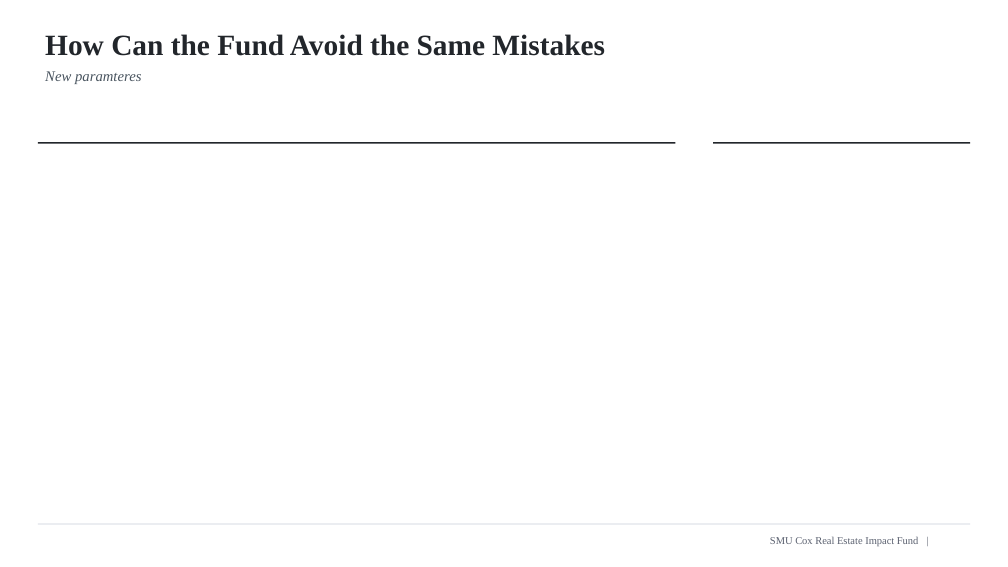
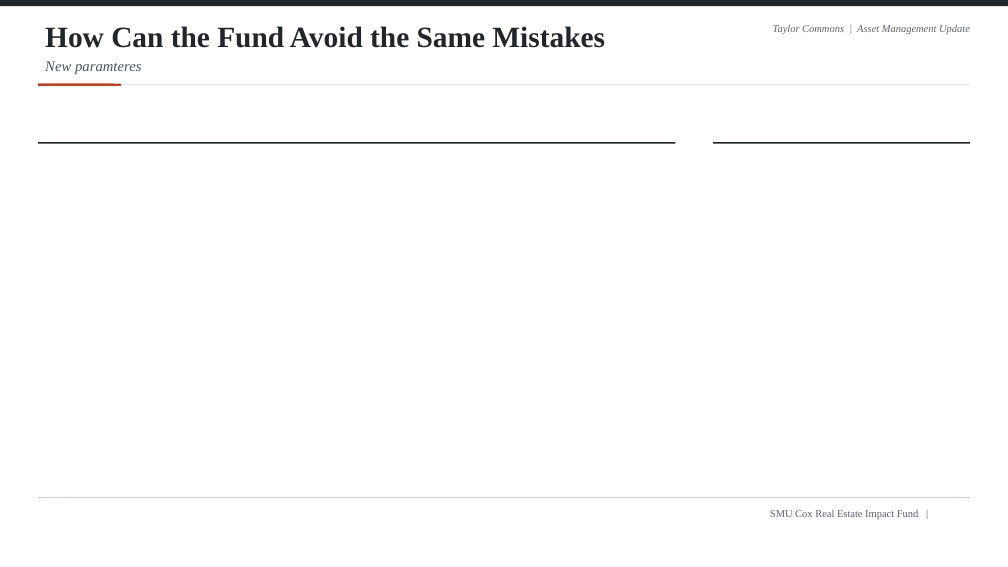
Before and after one commit to stephanabedi01-source/Skill-Builder-Twin-Star, a slide deck: slide 15 of TaylorCommons/_build/master_v2.pptx. Drawn at 1008x567 pixels with LibreOffice and Linux fonts; fonts in the diff are those of the drawing; background and template pictures are left out. Boxes give left, top, right and bottom in pixels: in the first picture for what was removed or moved away, otherwise in the second. Text is boxed around its words. In the diff, an @@ line names an element or a change of style, - is before the commit and + after.

```diff
--- a/TaylorCommons/_build/master_v2.pptx
+++ b/TaylorCommons/_build/master_v2.pptx
@@ rectangle added at box(0, 0, 1008, 6), fill #22262B @@
@@ title "How Can the Fund Avoid ...": place and size @@
-title "How Can the Fund Avoid ..." at box(45, 34, 605, 56)
+title "How Can the Fund Avoid ..." at box(45, 26, 605, 48)
@@ text added at box(773, 24, 970, 34), 10 pt, text #5F6670, italic @@
+Taylor Commons | Asset Management Update
@@ text "New paramteres": place and size @@
-text "New paramteres" at box(45, 71, 141, 84)
+text "New paramteres" at box(45, 61, 141, 74)
@@ line added from (38, 85) to (970, 85), #D5D8DB 0.75 pt @@
@@ line added from (38, 85) to (121, 85), #B4442C 2.25 pt @@
@@ line moved from (38, 524) - (970, 524) to (38, 498) - (970, 498) @@
@@ text "SMU Cox Real Estate Impact ...": place and size @@
-text "SMU Cox Real Estate Impact ..." at box(770, 536, 919, 546)
+text "SMU Cox Real Estate Impact ..." at box(770, 509, 919, 519)
```
Also in this commit, not shown: 15 other slides changed, 7 other files.
